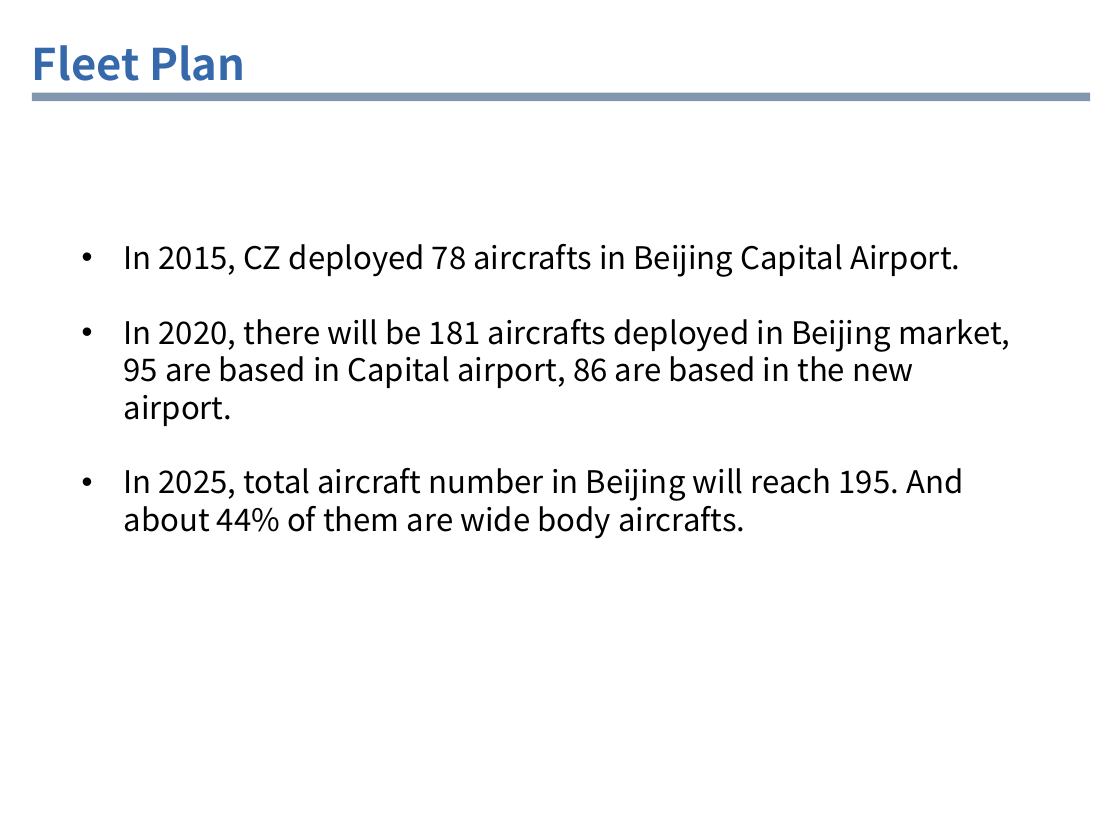
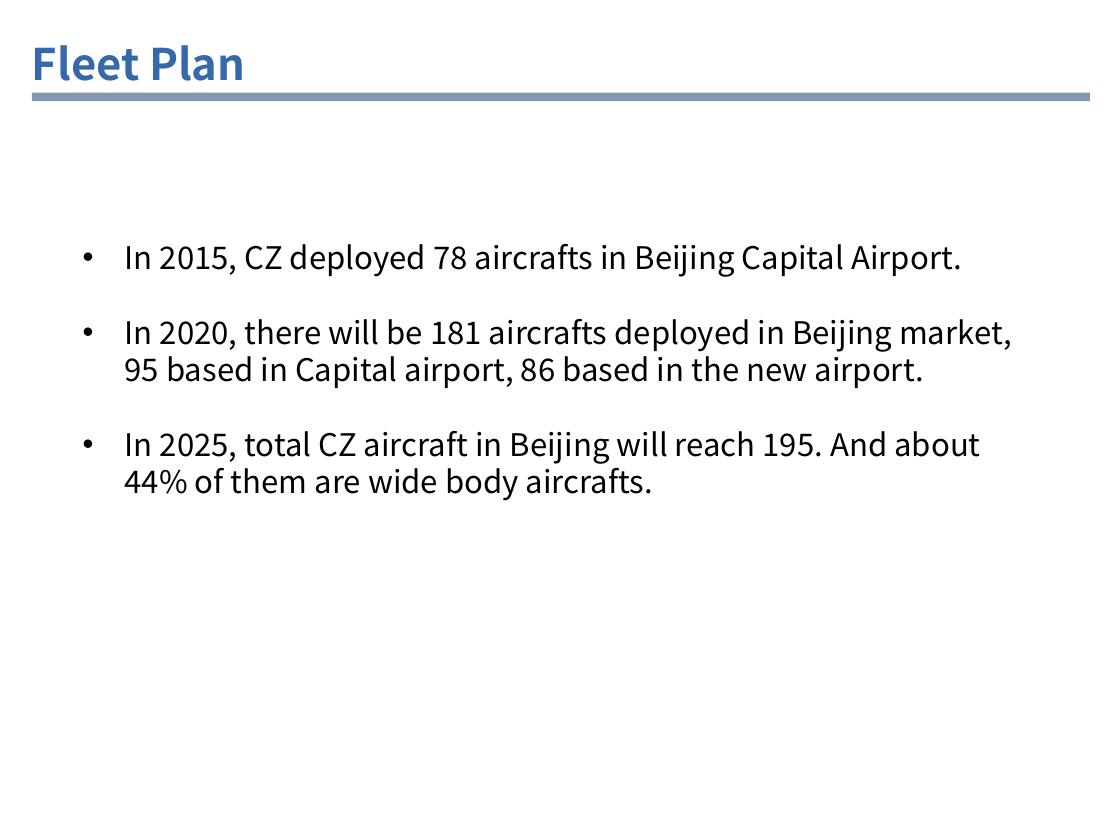
Before and after one commit to iamraulfans/delta, a slide deck: slide 9 of 达美交流网络规划部分En.pptx. Drawn at 1120x840 pixels with LibreOffice and Linux fonts; fonts in the diff are those of the drawing; background and template pictures are left out. Boxes give left, top, right and bottom in pixels: in the first picture for what was removed or moved away, otherwise in the second. Text is boxed around its words. In the diff, an @@ line names an element or a change of style, - is before the commit and + after.

```diff
--- a/达美交流网络规划部分En.pptx
+++ b/达美交流网络规划部分En.pptx
@@ text at bbox=[125, 319, 1012, 501]: text changed @@
-• In 2020, there will be 181 aircrafts deployed in Beijing market, 95 are based in Capital airport, 86 are based in the new airport.
-• In 2025, total aircraft number in Beijing will reach 195. And about 44% of them are wide body aircrafts.
+• In 2020, there will be 181 aircrafts deployed in Beijing market, 95 based in Capital airport, 86 based in the new airport.
+• In 2025, total CZ aircraft in Beijing will reach 195. And about 44% of them are wide body aircrafts.
```
Also in this commit, not shown: 8 other slides changed.
